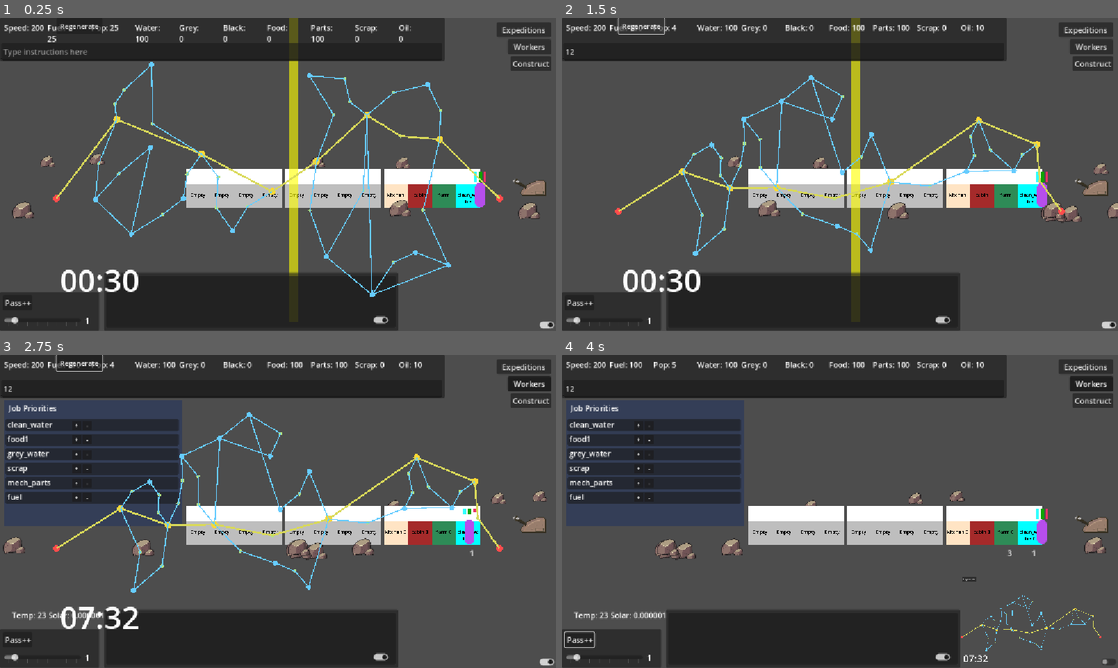
Above: before the commit, frames 1-4 (two rows, left to right).
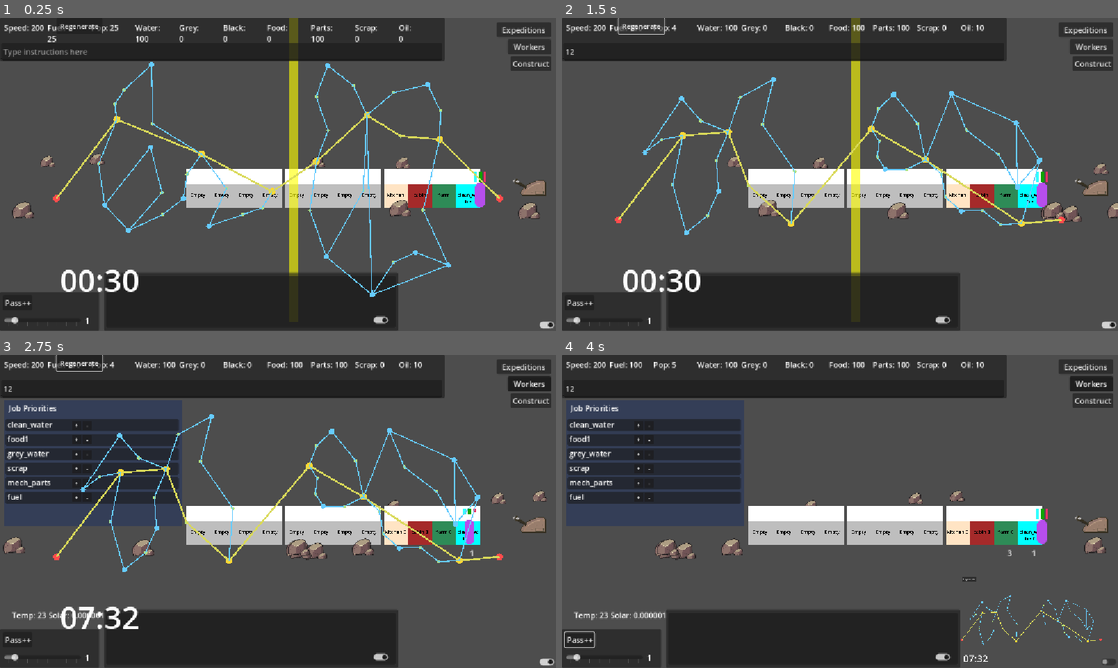
Above: after the commit, the same moments.

Repository: Sphinx111/ed_and_morgs_train_builder
Game: Godot game, scene res://Scenes/traincar.tscn
Same seed, same stepped clock (60 frames per second), same inputs: the game is played once before the commit and once after it.
Inputs (mouse positions are in pixels of both pictures, inside the frame that each line leads up to):
- Up to frame 1 (0.25 s): no input
- Up to frame 2 (1.5 s): click (784, 52) at 0.52 s; type "12" at 0.6 s; click "Regenerate" at 1.25 s
- Up to frame 3 (2.75 s): click "Workers" at 2 s
- Up to frame 4 (4 s): click "Pass++" at 2.75 s; click (1106, 661) at 3.5 s

The runs differ from the first frame. In frame 1, 0.7% of the frame differs, in the area x 16-66%, y 14-70%; in frame 2, 3.3%; in frame 3, 3.3%, in the area x 9-91%, y 18-76%; in frame 4, 0.3%.

Commit message:
Added profiling check to ProcGen
If first attempt to generate map exceeds 200ms (can happen if first city-route is bad), start over

Diff:
--- a/MapGenerator.gd
+++ b/MapGenerator.gd
@@ -31,6 +31,8 @@
 const SHARP_ANGLE_MAX_STEPS: int = 10
 const SHARP_ANGLE_MAX_PASSES: int = 4
 const EDGE_CROSSING_MAX_PASSES: int = 12
+const GENERATION_SOFT_TIMEOUT_MS: int = 200
+const GENERATION_HARD_TIMEOUT_MS: int = 2000
 
 var allNodes: Array[MapLocation] = []
 var mapSize: Vector2 = Vector2(1024, 724)
@@ -39,6 +41,7 @@
 @export var town_vertical_band: float = 0.7 ## Middle fraction of map height for towns
 var looper_height_helper: float = 0.0
 var _town_branches: Array[TownChain] = []
+var _generation_session: Dictionary = {}
 
 
 func _ready() -> void:
@@ -46,15 +49,94 @@
 
 
 func regenerate_map() -> void:
-	var start_time_ms: int = Time.get_ticks_msec()
+	var total_start_ms: int = Time.get_ticks_msec()
+
+	if _run_generation_attempt(1, true):
+		_log_generation_time(total_start_ms)
+		return
+
+	print(
+		"MapGenerator: first generation attempt exceeded %d ms, restarting"
+		% GENERATION_SOFT_TIMEOUT_MS
+	)
+
+	if _run_generation_attempt(2, false):
+		_log_generation_time(total_start_ms)
+		return
+
+	push_error(
+		"MapGenerator: generation did not complete within %d ms on the second attempt"
+		% GENERATION_HARD_TIMEOUT_MS
+	)
+
+
+func _run_generation_attempt(attempt_number: int, enforce_soft_timeout: bool) -> bool:
+	_begin_generation_session(attempt_number, enforce_soft_timeout)
 	looper_height_helper = 0.0
 	_clear_generated_nodes()
+
+	var completed: bool = _run_generation_pipeline()
+	_end_generation_session()
+	return completed
+
+
+func _run_generation_pipeline() -> bool:
+	if _generation_checkpoint():
+		return false
+
 	first_pass()
+	if _generation_checkpoint():
+		return false
+
 	second_pass()
+	if _generation_checkpoint():
+		return false
+
 	third_pass()
+	if _generation_checkpoint():
+		return false
+
 	_resolve_sharp_angles()
+	if _generation_checkpoint():
+		return false
+
 	_resolve_edge_crossings()
-	var elapsed_ms: int = Time.get_ticks_msec() - start_time_ms
+	if _generation_checkpoint():
+		return false
+
+	return true
+
+
+func _begin_generation_session(attempt_number: int, enforce_soft_timeout: bool) -> void:
+	_generation_session = {
+		"attempt": attempt_number,
+		"start_ms": Time.get_ticks_msec(),
+		"enforce_soft_timeout": enforce_soft_timeout,
+		"hard_timeout": false,
+	}
+
+
+func _end_generation_session() -> void:
+	_generation_session.clear()
+
+
+func _generation_checkpoint() -> bool:
+	if _generation_session.is_empty():
+		return false
+
+	var elapsed_ms: int = Time.get_ticks_msec() - _generation_session["start_ms"]
+	if _generation_session["enforce_soft_timeout"]:
+		return elapsed_ms >= GENERATION_SOFT_TIMEOUT_MS
+
+	if elapsed_ms >= GENERATION_HARD_TIMEOUT_MS:
+		_generation_session["hard_timeout"] = true
+		return true
+
+	return false
+
+
+func _log_generation_time(total_start_ms: int) -> void:
+	var elapsed_ms: int = Time.get_ticks_msec() - total_start_ms
 	print("MapGenerator.regenerate_map took %d ms" % elapsed_ms)
 
 
@@ -64,6 +146,8 @@
 	allNodes.clear()
 	add_map_looper("left")
 	for i in range(numOfCities):
+		if _generation_checkpoint():
+			return
 		var city_pos: Variant = _pick_map_pos_with_min_city_distance()
 		if city_pos == null:
 			continue
@@ -104,6 +188,8 @@
 	_sort_branches_for_connection(branches)
 	_town_branches = branches
 	for branch in branches:
+		if _generation_checkpoint():
+			return
 		_connect_town_branch(branch)
 
 	_connect_nearby_unlinked_towns()
@@ -122,6 +208,8 @@
 func _place_all_towns() -> Array[MapLocation]:
 	var towns: Array[MapLocation] = []
 	for i in range(numOfTowns):
+		if _generation_checkpoint():
+			return towns
 		var town_pos: Variant = _pick_map_pos_with_min_town_distance()
 		if town_pos == null:
 			continue
@@ -362,6 +450,8 @@
 		village_variability
 	)
 	for branch_index in range(_town_branches.size()):
+		if _generation_checkpoint():
+			return
 		_place_villages_on_town_branch(_town_branches[branch_index], branch_allocations[branch_index])
 
 
@@ -500,6 +590,8 @@
 	)
 
 	for segment_index in range(segment_count):
+		if _generation_checkpoint():
+			return
 		var villages_for_segment: int = segment_allocations[segment_index]
 		if villages_for_segment <= 0:
 			continue
@@ -861,8 +953,12 @@
 		return
 
 	for _pass_index in range(SHARP_ANGLE_MAX_PASSES):
+		if _generation_checkpoint():
+			return
 		var improved_any: bool = false
 		for map_node in allNodes:
+			if _generation_checkpoint():
+				return
 			if not _is_angle_adjustable_node(map_node):
 				continue
 			if _try_improve_node_sharp_angle(map_node):
@@ -897,6 +993,8 @@
 
 	for direction in directions:
 		for step in range(1, SHARP_ANGLE_MAX_STEPS + 1):
+			if _generation_checkpoint():
+				return false
 			var candidate_position: Vector2 = _clamp_to_map(
 				map_node.position + direction * SHARP_ANGLE_MOVE_STEP * float(step)
 			)
@@ -1036,6 +1134,8 @@
 
 func _resolve_edge_crossings() -> void:
 	for _pass_index in range(EDGE_CROSSING_MAX_PASSES):
+		if _generation_checkpoint():
+			return
 		var crossing_pair: Array = _find_first_crossing_edge_pair()
 		if crossing_pair.is_empty():
 			break
@@ -1079,6 +1179,8 @@
 	var crossing_count: int = 0
 	var edges: Array[MapGraphEdge] = _get_all_edges()
 	for first_index in range(edges.size()):
+		if _generation_checkpoint():
+			return crossing_count
 		for second_index in range(first_index + 1, edges.size()):
 			var first_edge: MapGraphEdge = edges[first_index]
 			var second_edge: MapGraphEdge = edges[second_index]
@@ -1128,6 +1230,8 @@
 	var best_crossing_count: int = _count_edge_crossings()
 
 	for candidate_position in _generate_village_uncross_candidates(village):
+		if _generation_checkpoint():
+			break
 		var clamped_position: Vector2 = _clamp_to_map(candidate_position)
 		if not _is_valid_village_move_position(village, clamped_position):
 			continue
--- a/Scenes/world_map.tscn
+++ b/Scenes/world_map.tscn
@@ -253,6 +253,7 @@
 numOfVillages = 20
 village_min_distance = null
 min_horizontal_distance = 100.0
+village_variability = 0.35
 min_edge_length_for_village = 60.0
 max_trunk_villages = 2
 max_villages_per_branch = null
